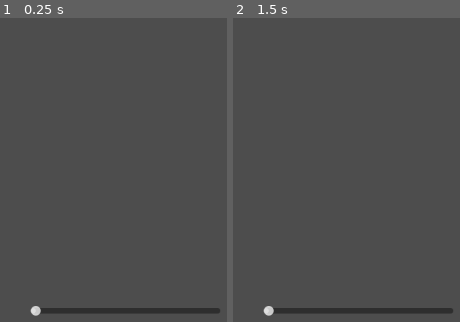
Above: before the commit, frames 1-2 (left to right).
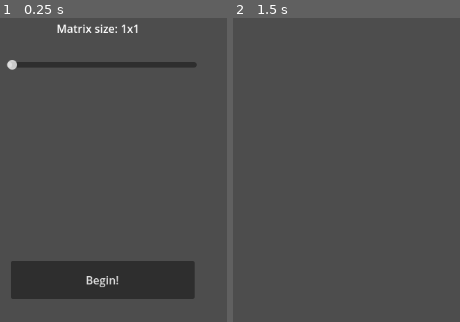
Above: after the commit, the same moments.

Repository: i-eye/Matrix
Game: Godot game, scene res://main.tscn
Two runs of this game, one before a commit and one after it. Both use one fixed random seed, a clock stepped at 60 frames per second and the inputs below.
Inputs (mouse positions are in pixels of both pictures, inside the frame that each line leads up to):
- Up to frame 1 (0.25 s): no input
- Up to frame 2 (1.5 s): click (335, 279) at 0.5 s, where only the run after the commit has a clickable "Begin!"; tap Enter at 1.25 s

The runs differ from the first frame. In frame 1, 13% of the frame differs, in the area x 3-97%, y 1-99%; in frame 2, 1.4%.

Commit message:
Commit 1

Diff:
--- /dev/null
+++ b/calculating_screen.tscn
@@ -0,0 +1,3 @@
+[gd_scene format=3 uid="uid://ddbeaxqlggx5v"]
+
+[node name="calculatingScreen" type="Node2D"]
--- /dev/null
+++ b/main.gd
@@ -0,0 +1,12 @@
+extends Node2D
+
+
+func _on_matrix_size_value_changed(size):
+	size = $MatrixSize.value
+	$MatrixSizeText.text = "Matrix size: " + str(size) + "x" + str(size)
+
+
+func _on_start_pressed():
+	get_tree().change_scene_to_file("res://calculating_screen.tscn")
+
+# TODO: Make matrix usable by adding text editor things idk
--- a/main.tscn
+++ b/main.tscn
@@ -1,12 +1,39 @@
-[gd_scene format=3 uid="uid://cygkxj86l5d7p"]
+[gd_scene load_steps=2 format=3 uid="uid://cygkxj86l5d7p"]
+
+[ext_resource type="Script" path="res://main.gd" id="1_6rdxw"]
 
 [node name="main" type="Node2D"]
+script = ExtResource("1_6rdxw")
 
-[node name="HSlider" type="HSlider" parent="."]
-offset_left = 443.0
-offset_top = 487.0
-offset_right = 717.0
-offset_bottom = 537.0
+[node name="MatrixSize" type="HSlider" parent="."]
+offset_left = 409.0
+offset_top = 132.0
+offset_right = 683.0
+offset_bottom = 182.0
 min_value = 1.0
 max_value = 10.0
 value = 1.0
+
+[node name="MatrixSizeText" type="RichTextLabel" parent="."]
+offset_left = 481.0
+offset_top = 93.0
+offset_right = 641.0
+offset_bottom = 133.0
+text = "Matrix size: 1x1"
+
+[node name="Start" type="Button" parent="."]
+offset_left = 415.0
+offset_top = 440.0
+offset_right = 680.0
+offset_bottom = 495.0
+text = "Begin!"
+
+[node name="Matrix" type="GridContainer" parent="."]
+offset_left = 447.0
+offset_top = 203.0
+offset_right = 646.0
+offset_bottom = 402.0
+
+[connection signal="value_changed" from="MatrixSize" to="." method="_on_matrix_size_value_changed"]
+[connection signal="size_flags_changed" from="MatrixSizeText" to="." method="_on_rich_text_label_size_flags_changed"]
+[connection signal="pressed" from="Start" to="." method="_on_start_pressed"]
